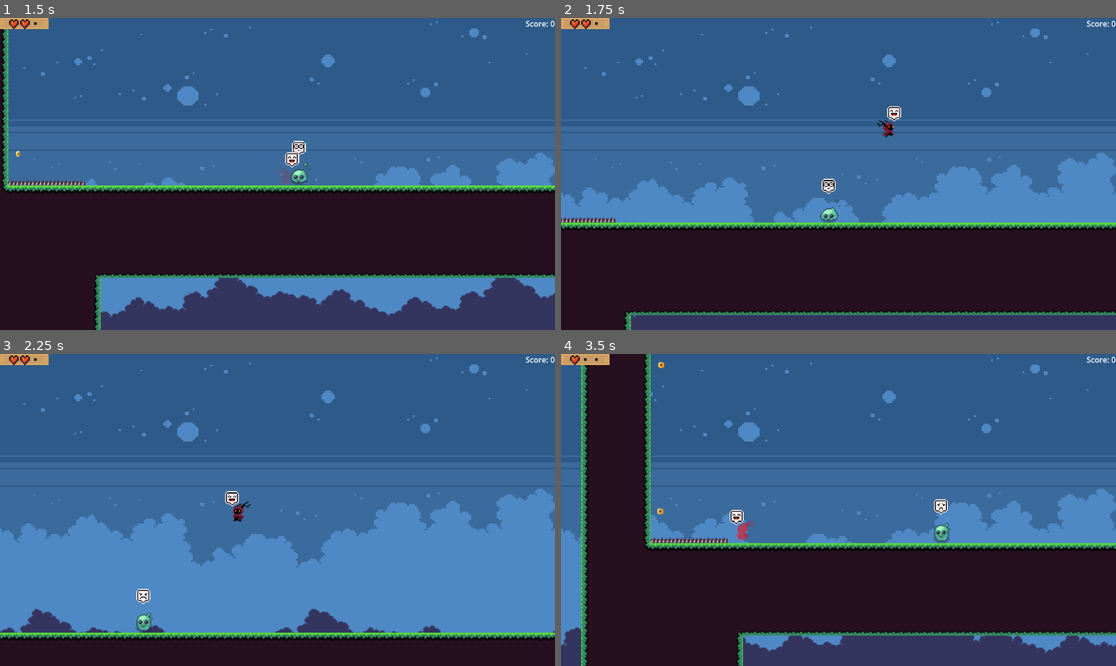
Above: before the commit, frames 1-4 (two rows, left to right).
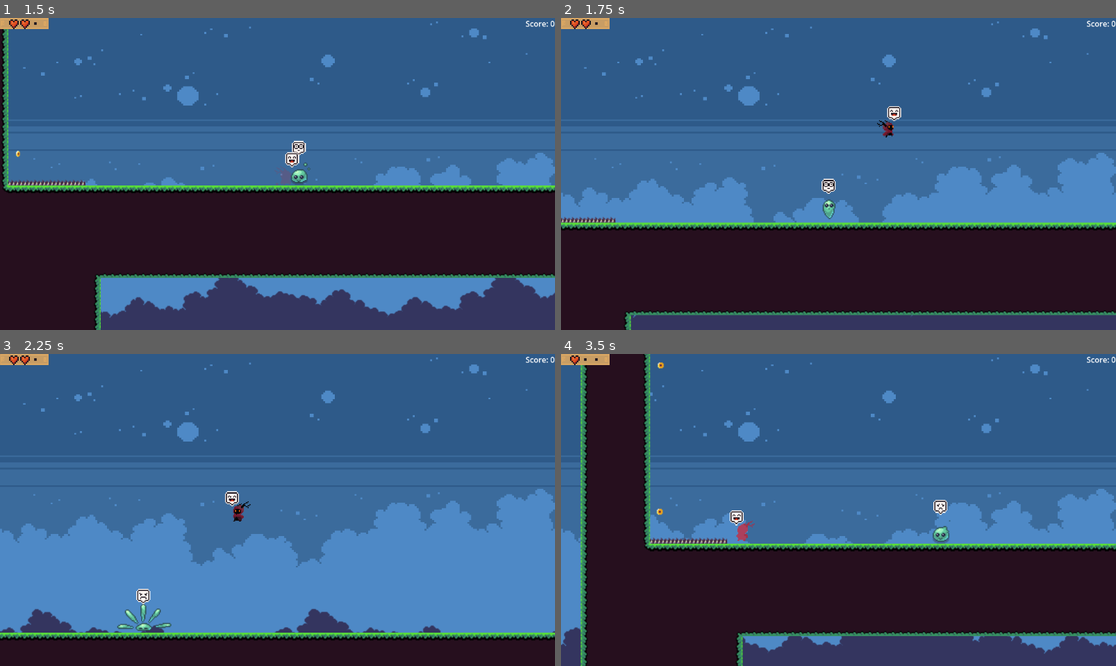
Above: after the commit, the same moments.

Repository: ag-pacier/Serif_Platformer
Game: Godot game, scene res://LevelStuff/Devlevel/devLevel.tscn
Two runs of this game, one before a commit and one after it. Both use one fixed random seed, a clock stepped at 60 frames per second and the inputs below. Sound files missing from this copy of the repository are replaced by a short silence.
Inputs:
- Up to frame 1 (1.5 s): tap Enter (return_but) at 0.5, 1.35 s; hold Right (right) from 0.53 s (still down); tap F (action) at 0.6 s; tap Space (jump) at 0.77 s
- Up to frame 2 (1.75 s): keep holding Right (right); tap Space (jump) at 1.52 s
- Up to frame 3 (2.25 s): release Right (right) at 2.03 s; hold Left (left) from 2.03 s (still down); tap F (action) at 2.1 s
- Up to frame 4 (3.5 s): keep holding Left (left); tap Enter (return_but) at 2.85 s; tap Space (jump) at 3.02 s

Frame 1 is identical in both runs. In frame 2, 0.2% of the frame differs, in the area x 46-51%, y 58-66%; in frame 3, 0.3%; in frame 4, 2.4%, in the area x 0-100%, y 0-100%.

Commit message:
Attacking added

Diff:
--- a/Sprites/Baddies/Slime/Slime.tscn
+++ b/Sprites/Baddies/Slime/Slime.tscn
@@ -10,13 +10,16 @@
 attack_frm = 6
 
 [node name="CollisionShape2D" parent="AttackBox" index="0"]
-position = Vector2(0, -4)
+position = Vector2(0.5, -5.5)
 
 [node name="AnimatedSprite2D" parent="." index="3"]
 sprite_frames = ExtResource("3_ys2v6")
+animation = &"attack"
+frame = 6
+frame_progress = 0.20025
 
 [node name="Zs" parent="AnimatedSprite2D/EmoteAnchor" index="0"]
 position = Vector2(-12, 9)
 
 [node name="VisionCast" parent="." index="4"]
-target_position = Vector2(-50, 0)
+target_position = Vector2(-90, 0)
--- a/Sprites/Baddies/Slime/slime_frames.tres
+++ b/Sprites/Baddies/Slime/slime_frames.tres
@@ -141,7 +141,7 @@
 "duration": 1.0,
 "texture": SubResource("AtlasTexture_osv08")
 }],
-"loop": true,
+"loop": false,
 "name": &"attack",
 "speed": 8.0
 }, {
--- a/Sprites/Baddies/baddie_base.gd
+++ b/Sprites/Baddies/baddie_base.gd
@@ -32,7 +32,7 @@
 @onready var color_v: float = 0
 @onready var default_aggro: bool = aggro
 @onready var mainc_loc
-@onready var attacking: bool = false
+@onready var attacking
 
 enum behave {
 	ASLEEP = 0,
@@ -59,6 +59,11 @@
 		var new_alpha = randf_range(0.1, 0.8)
 		color_v += 0.9
 		ani_node.self_modulate = Color.from_hsv(0, 1, color_v, new_alpha)
+	if attacking != null and current_feel == behave.ANGRY:
+		if $AnimatedSprite2D.animation != "attack":
+			$AnimatedSprite2D.play("attack")
+		elif $AnimatedSprite2D.frame == attack_frm:
+			attacking.change_health(-1)
 	# Make gravity happen
 	if not flying and not is_on_floor():
 		if velocity.y < 600:
@@ -220,11 +225,9 @@
 
 
 func _on_attack_box_entered(body: Node2D) -> void:
-	if body.is_in_group("MainC") and aggro and $InjuryTimer.is_stopped():
-		attacking = true
-		if current_feel == behave.ANGRY:
-			$AnimatedSprite2D.animation = "attack"
+	if body.is_in_group("MainC"):
+		attacking = body
 
 func _on_attack_box_exited(body: Node2D) -> void:
 	if body.is_in_group("MainC"):
-		attacking = false
+		attacking = null
--- a/Sprites/Baddies/baddie_base.tscn
+++ b/Sprites/Baddies/baddie_base.tscn
@@ -1,17 +1,19 @@
-[gd_scene load_steps=7 format=3 uid="uid://cd48e4gqr48pn"]
+[gd_scene load_steps=8 format=3 uid="uid://cd48e4gqr48pn"]
 
 [ext_resource type="Script" uid="uid://74ryh3myrsbc" path="res://Sprites/Baddies/baddie_base.gd" id="1_6jasc"]
 [ext_resource type="Texture2D" uid="uid://c5uclolnqr4h3" path="res://Sprites/MoodBubble/Z.png" id="2_ufvih"]
+
+[sub_resource type="Curve2D" id="Curve2D_ufvih"]
 
 [sub_resource type="CapsuleShape2D" id="CapsuleShape2D_ufvih"]
 radius = 7.0
 height = 20.0
 
 [sub_resource type="RectangleShape2D" id="RectangleShape2D_e5x31"]
-size = Vector2(14, 20)
+size = Vector2(49, 21.5)
 
 [sub_resource type="RectangleShape2D" id="RectangleShape2D_ufvih"]
-size = Vector2(22, 22)
+size = Vector2(17, 22)
 
 [sub_resource type="ParticleProcessMaterial" id="ParticleProcessMaterial_ufvih"]
 particle_flag_rotate_y = true
@@ -41,12 +43,20 @@
 react_time = 0.2
 time_to_default = 10
 
+[node name="Path2D" type="Path2D" parent="."]
+curve = SubResource("Curve2D_ufvih")
+
+[node name="PathFollow2D" type="PathFollow2D" parent="Path2D"]
+
 [node name="CollisionShape2D" type="CollisionShape2D" parent="."]
 shape = SubResource("CapsuleShape2D_ufvih")
 
 [node name="AttackBox" type="Area2D" parent="."]
+collision_layer = 0
+collision_mask = 16
 
 [node name="CollisionShape2D" type="CollisionShape2D" parent="AttackBox"]
+position = Vector2(0, -0.75)
 shape = SubResource("RectangleShape2D_e5x31")
 
 [node name="HitBox" type="Area2D" parent="."]
@@ -54,7 +64,7 @@
 collision_mask = 16
 
 [node name="CollisionShape2D" type="CollisionShape2D" parent="HitBox"]
-position = Vector2(0, -2)
+position = Vector2(-0.5, -2)
 shape = SubResource("RectangleShape2D_ufvih")
 
 [node name="AnimatedSprite2D" type="AnimatedSprite2D" parent="."]
@@ -73,8 +83,8 @@
 process_material = SubResource("ParticleProcessMaterial_ufvih")
 
 [node name="VisionCast" type="RayCast2D" parent="."]
-target_position = Vector2(50, 0)
-collision_mask = 596
+target_position = Vector2(100, 0)
+collision_mask = 592
 
 [node name="VisualTimer" type="Timer" parent="."]
 autostart = true
